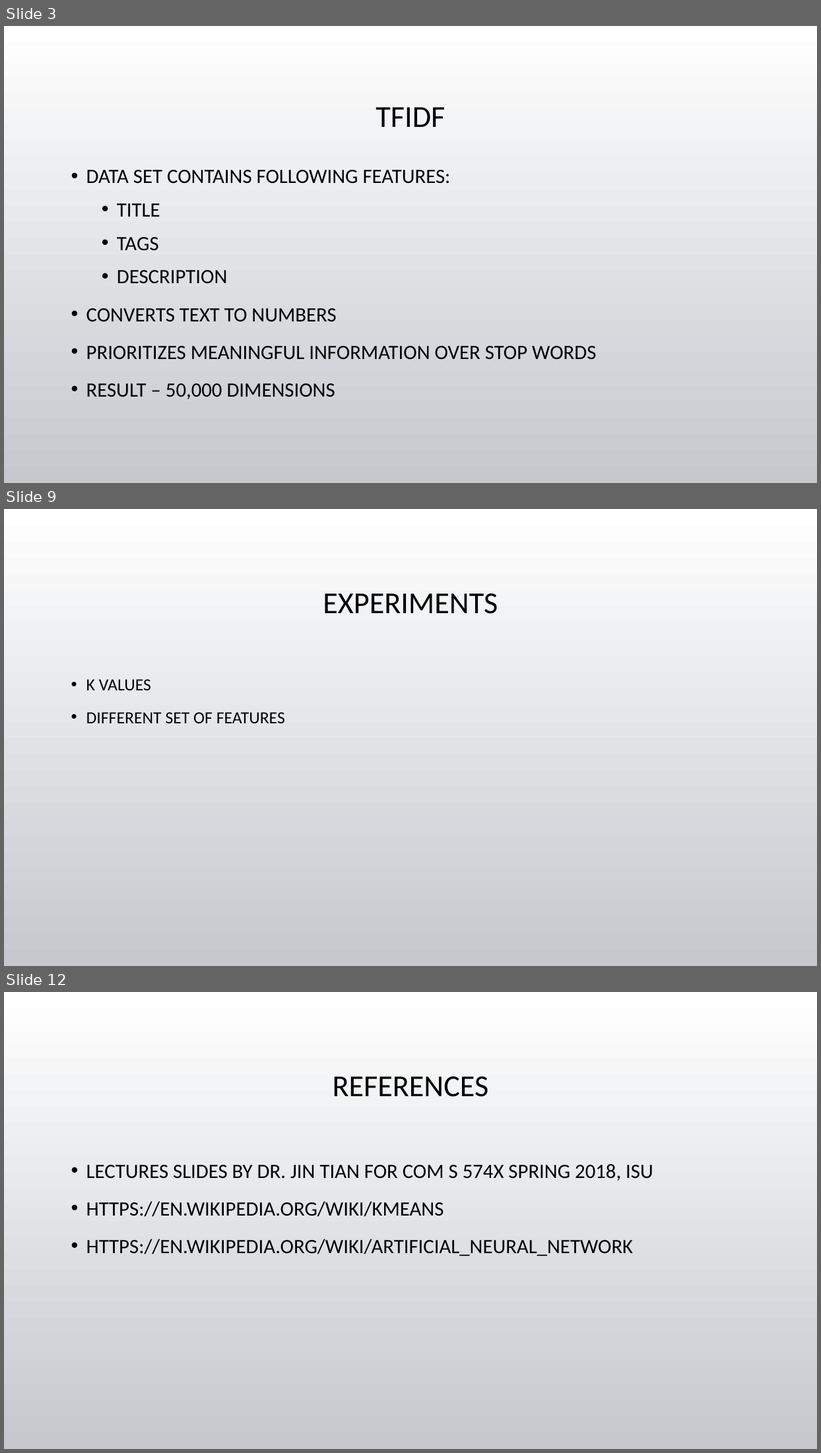
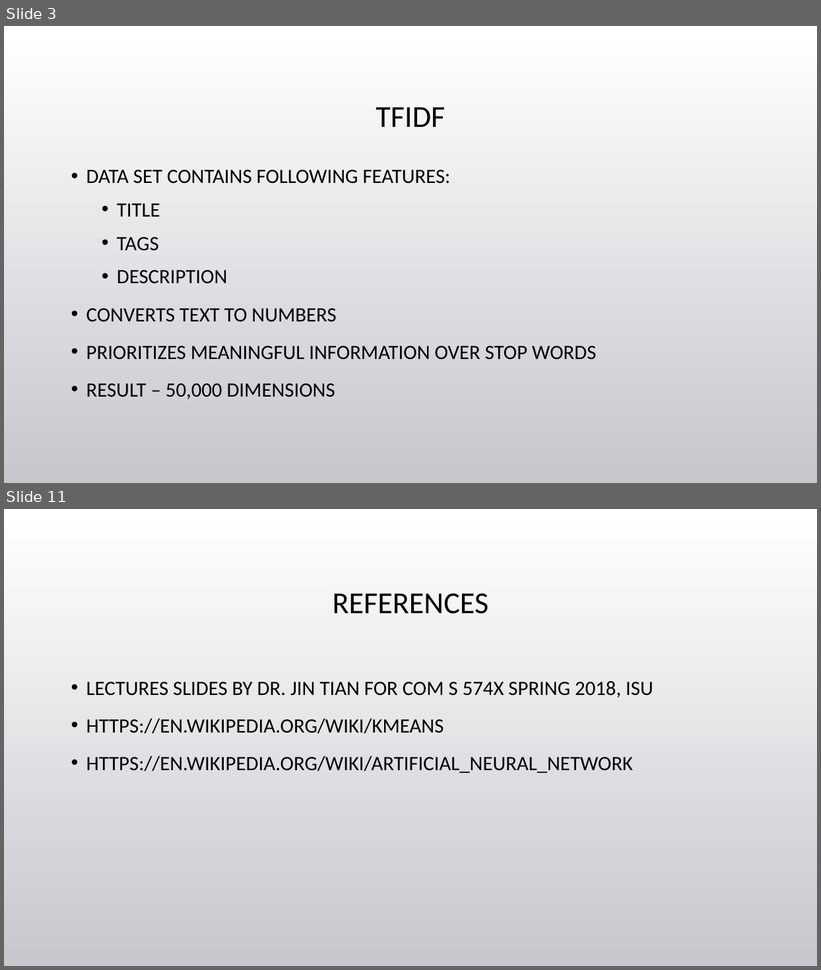
Before and after one commit to tgore03/ClassiTube, a slide deck: Categorizing YouTube Videos.pptx. Shown one above the other, each under a label of ours: slides 3, 9 and 12 before the commit, slides 3 and 11 after it; the slides between them are not shown. The pictures are 821x1453 and 821x970 pixels, drawn with LibreOffice and Linux fonts; fonts in the diff are those of the drawing; background and template pictures are left out. Boxes give left, top, right and bottom in pixels: in the first picture for what was removed or moved away, otherwise in the second. Text is boxed around its words. In the diff, an @@ line names an element or a change of style, - is before the commit and + after.

```diff
--- a/Categorizing YouTube Videos.pptx
+++ b/Categorizing YouTube Videos.pptx
@@ slide 9 removed at [4, 509, 817, 966], background picture (left out) @@
@@ title removed at [323, 593, 498, 614] @@
-EXPERIMENTS
@@ text removed at [86, 679, 285, 723] @@
-• K VALUES
-• DIFFERENT SET OF FEATURES
@@ what was slide 12 is now slide 11 @@
```
Also in this commit, not shown: 4 slides changed, 4 slides added, 4 other slides removed, 5 other files.
